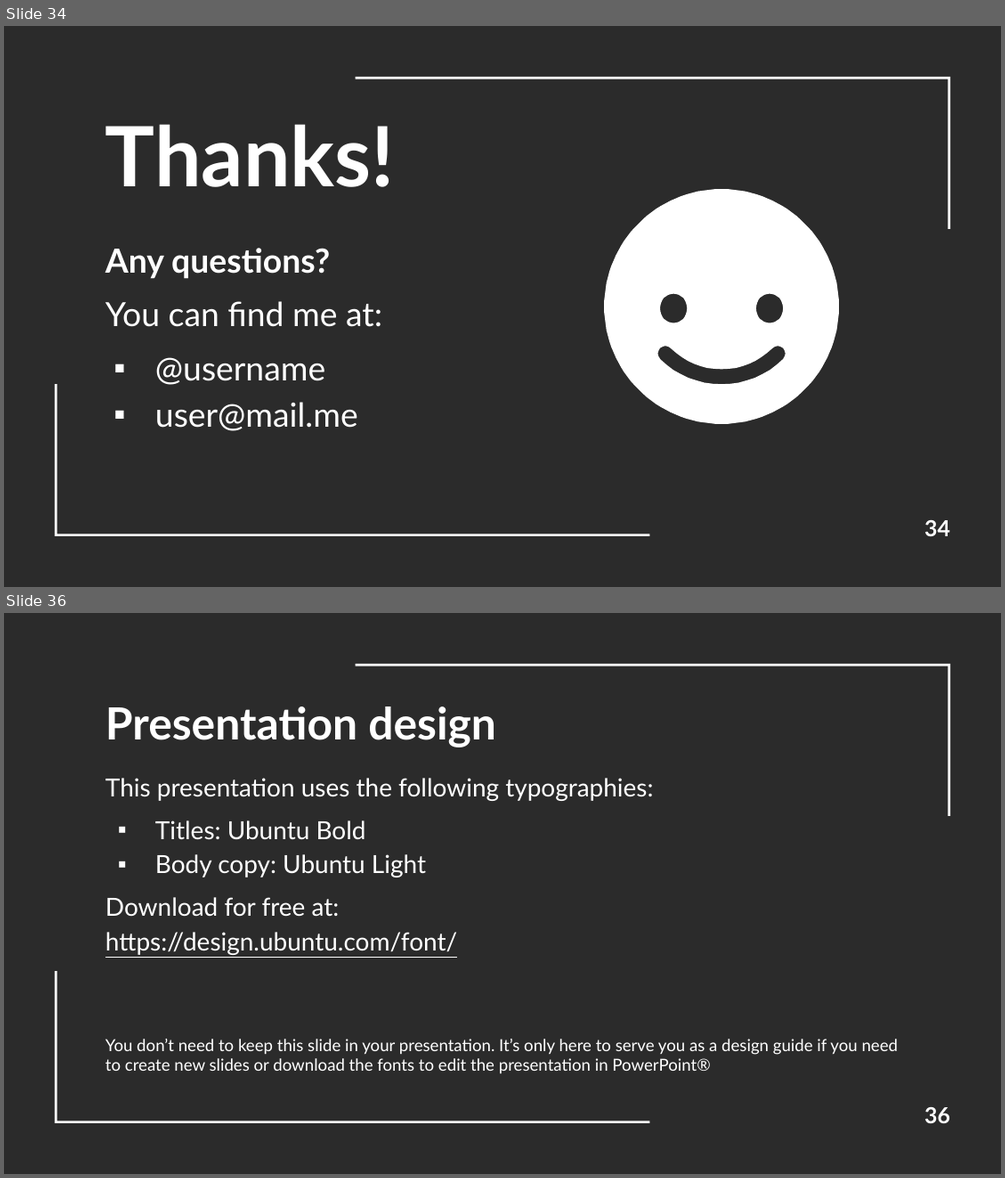
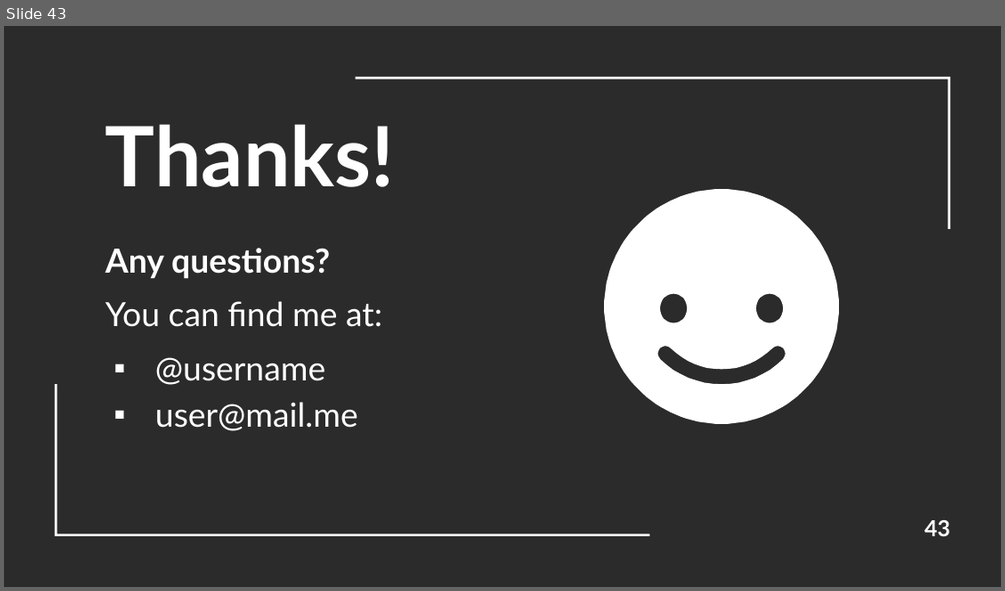
Before and after one commit to RenatoParker/OON_LabsProject, a slide deck: Presentazione esame OOP.pptx. Shown one above the other, each under a label of ours: slides 34 and 36 before the commit, slide 43 after it; the slides between them are not shown. The pictures are 1005x1178 and 1005x591 pixels, drawn with LibreOffice and Linux fonts; fonts in the diff are those of the drawing; background and template pictures are left out; a plain dark background stands for a picture behind light text. Boxes give left, top, right and bottom in pixels: in the first picture for what was removed or moved away, otherwise in the second. Text is boxed around its words. In the diff, an @@ line names an element or a change of style, - is before the commit and + after.

```diff
--- a/Presentazione esame OOP.pptx
+++ b/Presentazione esame OOP.pptx
@@ slide 36 removed at (x1=4, y1=613, x2=1001, y2=1174), background picture (left out); not listed: 2 template elements that a slide beside it also shows @@
@@ title removed at (x1=105, y1=706, x2=496, y2=747) @@
-Presentation design
@@ text removed at (x1=105, y1=778, x2=653, y2=955) @@
-This presentation uses the following typographies:
-▪ Titles: Ubuntu Bold
-▪ Body copy: Ubuntu Light
-Download for free at:
-https://design.ubuntu.com/font/
@@ text removed at (x1=105, y1=1038, x2=898, y2=1073) @@
-You don’t need to keep this slide in your presentation. It’s only here to serve you as a design guide if you need to create new slides or download the fonts to edit the presentation in PowerPoint®
@@ page number removed at (x1=924, y1=1107, x2=950, y2=1123) @@
-36
@@ what was slide 34 is now slide 43 @@
@@ page number at (x1=924, y1=520, x2=950, y2=536): text changed @@
-34
+43
```
Also in this commit, not shown: 4 slides changed, 13 slides added, 7 other slides removed, 3 other files.
